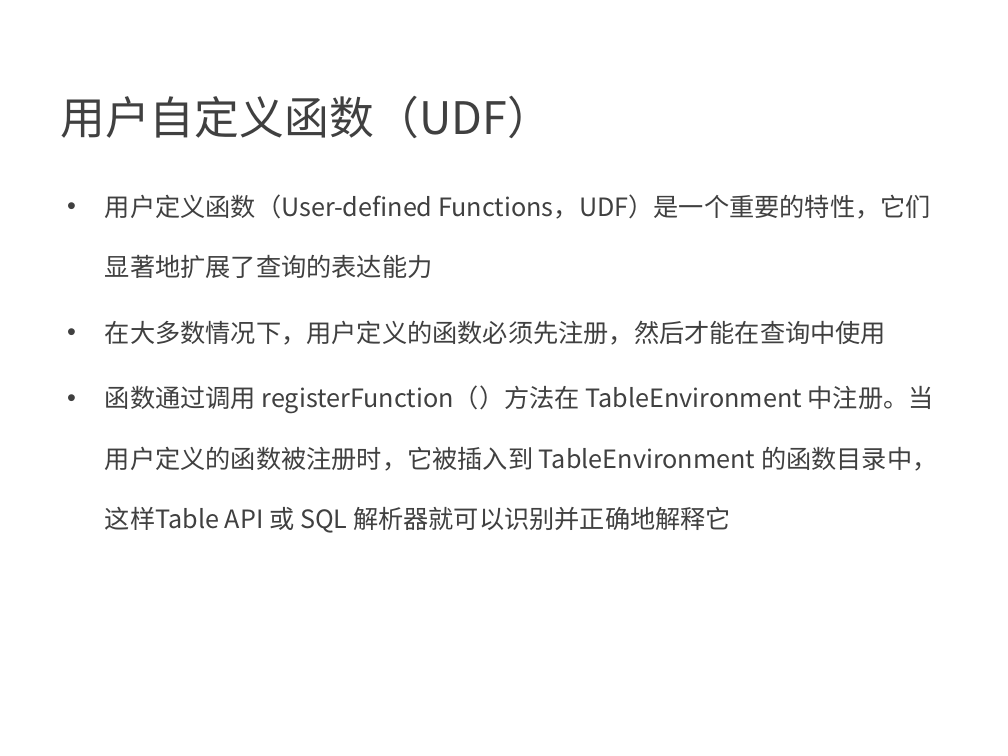
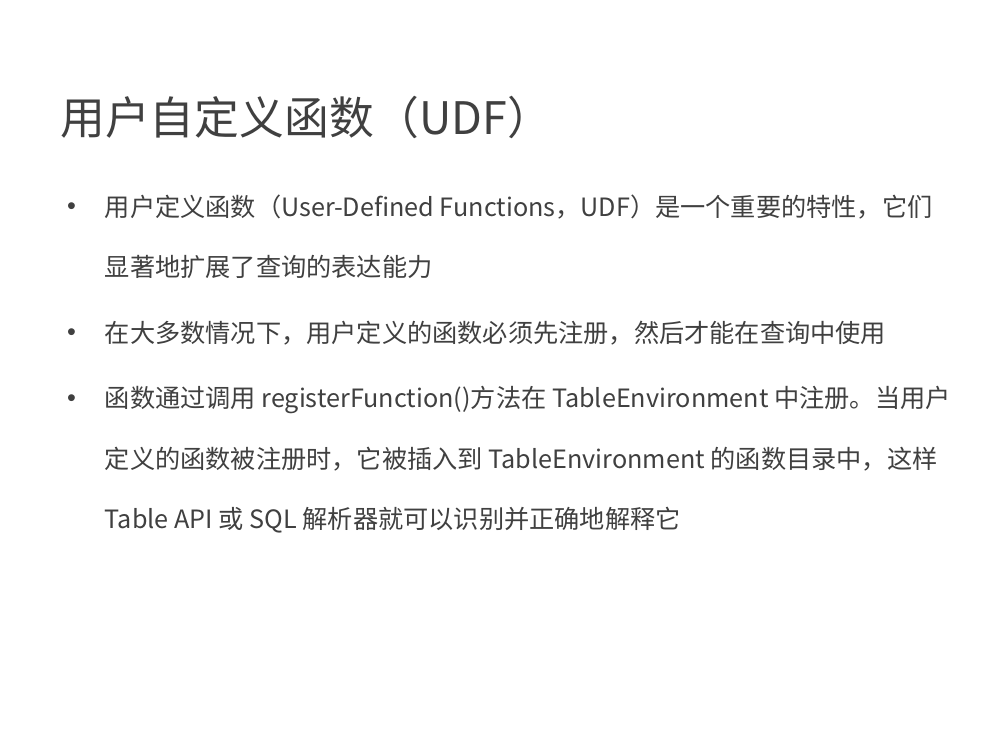
Before and after one commit to confucianzuoyuan/flink-tutorial, a slide deck: slide 50 of slides/9_Table API 和 Flink SQL.pptx. Drawn at 1008x756 pixels with LibreOffice and Linux fonts; fonts in the diff are those of the drawing; background and template pictures are left out. Boxes give left, top, right and bottom in pixels: in the first picture for what was removed or moved away, otherwise in the second. Text is boxed around its words. In the diff, an @@ line names an element or a change of style, - is before the commit and + after.

```diff
--- a/slides/9_Table API 和 Flink SQL.pptx
+++ b/slides/9_Table API 和 Flink SQL.pptx
@@ text at [105, 194, 933, 278]: text changed @@
-• 用户定义函数（User-defined Functions，UDF）是一个重要的特性，它们显著地扩展了查询的表达能力
+• 用户定义函数（User-Defined Functions，UDF）是一个重要的特性，它们显著地扩展了查询的表达能力
@@ text at [105, 386, 950, 533]: text changed @@
-• 函数通过调用 registerFunction（）方法在 TableEnvironment 中注册。当用户定义的函数被注册时，它被插入到 TableEnvironment 的函数目录中，这样Table API 或 SQL 解析器就可以识别并正确地解释它
+• 函数通过调用 registerFunction()方法在 TableEnvironment 中注册。当用户定义的函数被注册时，它被插入到 TableEnvironment 的函数目录中，这样Table API 或 SQL 解析器就可以识别并正确地解释它
```
Also in this commit, not shown: 4 other files.
